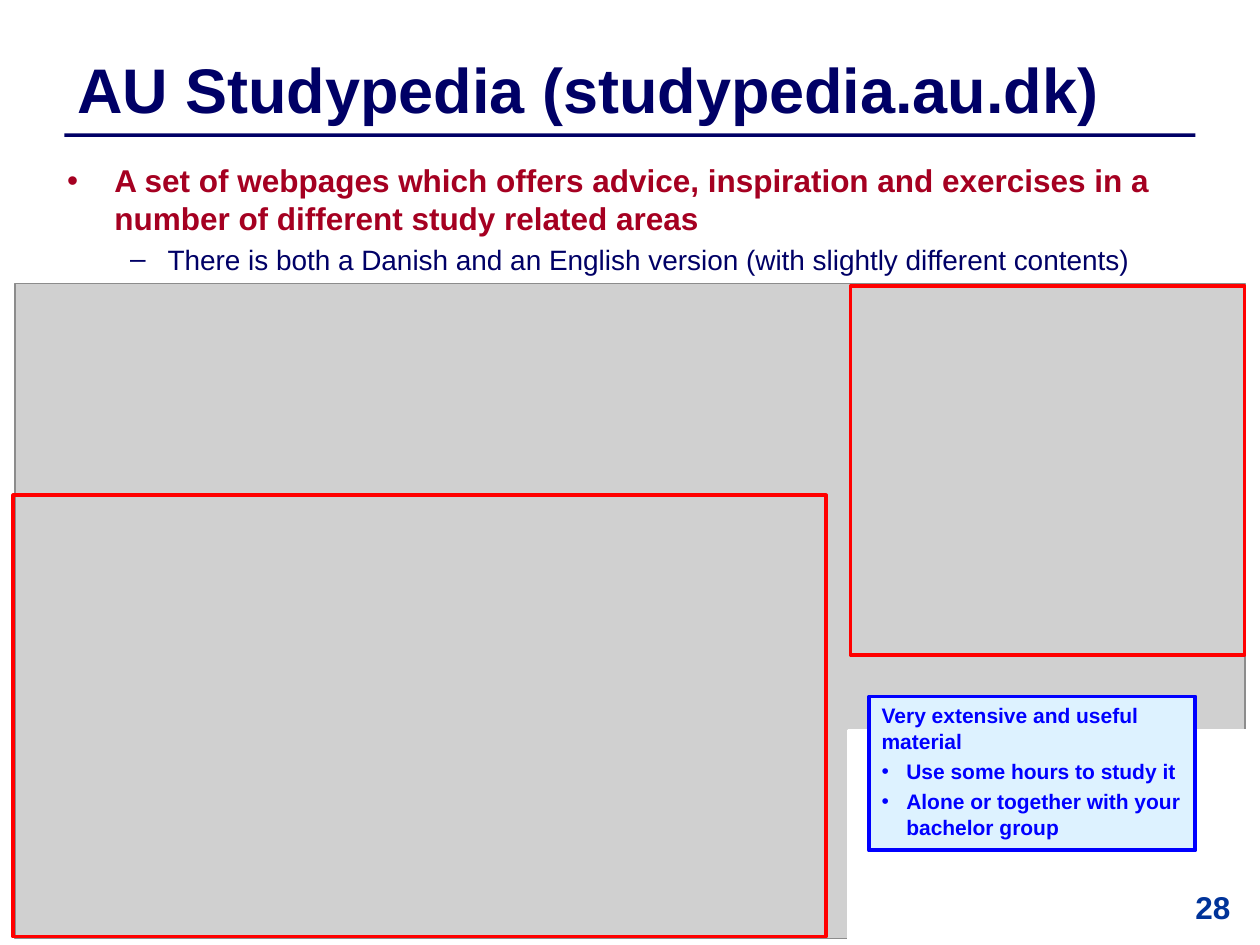
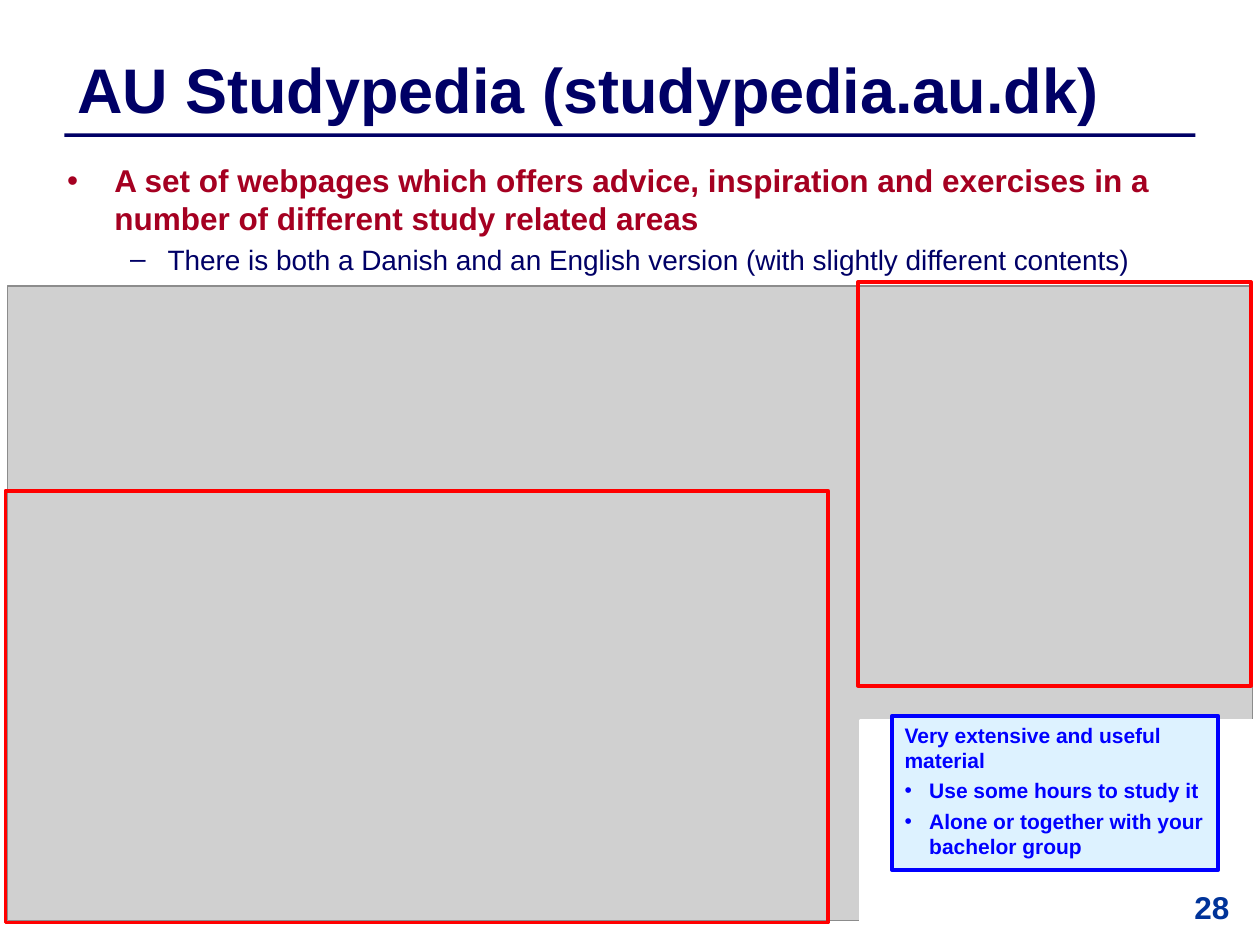
Before and after one commit to IntProgAU/Materiale, a slide deck: slide 28 of web/b23/2 Academic Writing.pptx. Drawn at 1260x945 pixels with LibreOffice and Linux fonts; fonts in the diff are those of the drawing; grey boxes stand for pictures. Boxes give left, top, right and bottom in pixels: in the first picture for what was removed or moved away, otherwise in the second. Text is boxed around its words. In the diff, an @@ line names an element or a change of style, - is before the commit and + after.

```diff
--- a/web/b23/2 Academic Writing.pptx
+++ b/web/b23/2 Academic Writing.pptx
@@ picture: place and size @@
-picture at (15,284,1245,939)
+picture at (8,286,1252,921)
@@ rectangle: place and size @@
-rectangle at (850,286,1245,655)
+rectangle at (858,282,1251,685)
@@ rectangle: place and size @@
-rectangle at (13,495,825,936)
+rectangle at (5,491,828,924)
@@ rectangle "Very extensive and useful material": place and size @@
-rectangle "Very extensive and useful material" at (869,697,1196,850)
+rectangle "Very extensive and useful material" at (892,716,1218,869)
@@ rectangle: place and size @@
-rectangle at (848,731,1245,939)
+rectangle at (861,721,1257,929)
```
Also in this commit, not shown: 2 other slides changed.
